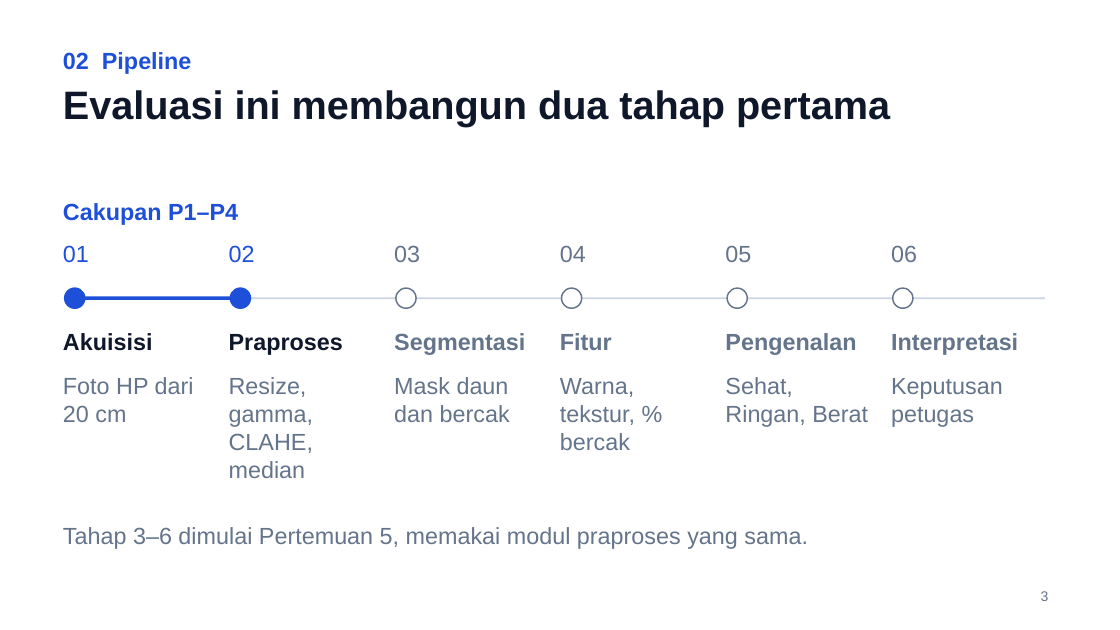
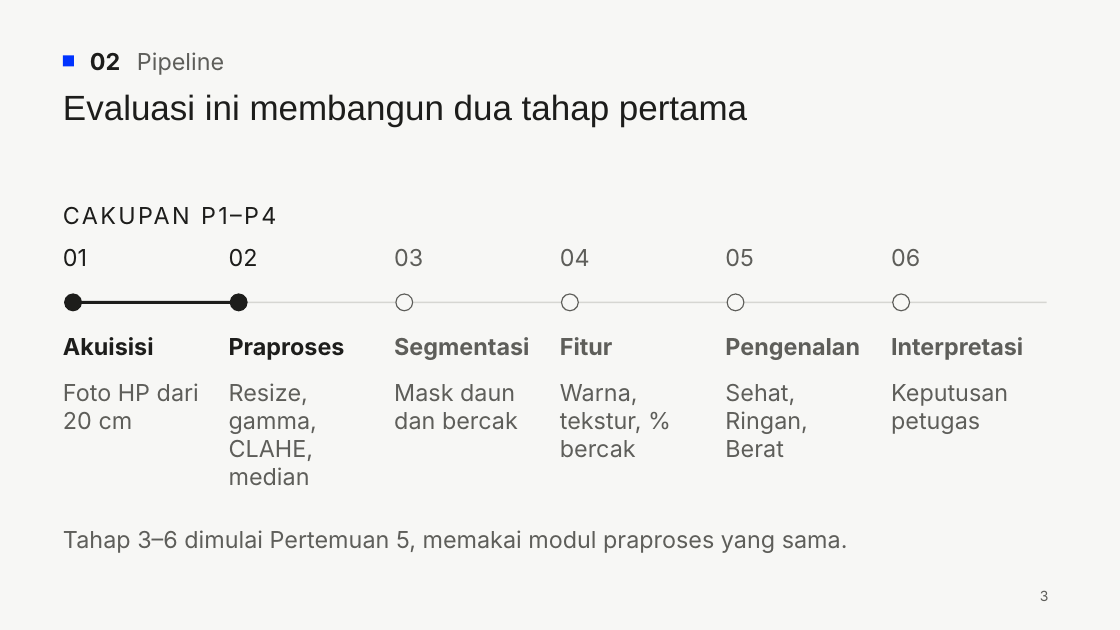
Before and after one commit to primappratama/simuteh-2330511022, a slide deck: slide 3 of laporan/Slide_EvalP1-4_2330511022.pptx. Drawn at 1120x630 pixels with LibreOffice and Linux fonts; fonts in the diff are those of the drawing. Boxes give left, top, right and bottom in pixels: in the first picture for what was removed or moved away, otherwise in the second. Text is boxed around its words. In the diff, an @@ line names an element or a change of style, - is before the commit and + after.

```diff
--- a/laporan/Slide_EvalP1-4_2330511022.pptx
+++ b/laporan/Slide_EvalP1-4_2330511022.pptx
@@ background #FFFFFF to #F7F7F5 @@
@@ rectangle added at (63, 55, 74, 66), fill #0033FF @@
@@ text "02 Pipeline": place and size @@
-text "02 Pipeline" at (63, 52, 191, 74)
+text "02 Pipeline" at (90, 52, 224, 75)
@@ text "02 Pipeline" at (90, 52, 224, 75): font Arial to Inter; text colour #1E4FD8 to #1D1D1B in "02"; text colour #1E4FD8 to #5E5E5A, bold off in "Pipeline"; vertical alignment top to middle @@
@@ title "Evaluasi ini membangun dua tahap ..." at (63, 94, 747, 127): size 34 to 30 pt, text colour #0F172A to #1D1D1B, bold off @@
@@ text at (63, 203, 238, 225): text changed; font Arial to Inter; text colour #1E4FD8 to #1D1D1B; bold off @@
-Cakupan P1–P4
+CAKUPAN P1–P4
@@ text "01" at (63, 249, 87, 266): font Arial to Inter, text colour #1E4FD8 to #1D1D1B @@
@@ text "02" at (229, 249, 258, 266): font Arial to Inter, text colour #1E4FD8 to #1D1D1B @@
@@ ellipse at (65, 294, 82, 311): fill #1E4FD8 to #1D1D1B; outline #1E4FD8 1.25 pt to #1D1D1B 1 pt @@
@@ ellipse at (230, 294, 247, 311): fill #1E4FD8 to #1D1D1B; outline #1E4FD8 1.25 pt to #1D1D1B 1 pt @@
@@ fill #FFFFFF to #F7F7F5; outline #64748B 1.25 pt to #5E5E5A 1 pt in 4 elements at (396, 294, 413, 311), (561, 294, 578, 311), (893, 294, 910, 311), (728, 294, 744, 311) @@
@@ ellipse: place and size @@
-ellipse at (728, 288, 748, 308)
+ellipse at (728, 294, 744, 311)
@@ 5 ellipses, 2 texts, 1 line: place and size @@
-5 ellipses, 2 texts, 1 line at (65, 288, 913, 427)
+5 ellipses, 2 texts, 1 line at (65, 294, 910, 458)
@@ line moved from (75, 298) - (1045, 298) to (73, 302) - (1047, 302) @@
@@ line (73, 302) - (1047, 302): stroke #CBD5E1 1.5 pt to #D6D6D2 1.25 pt @@
@@ line (73, 302) - (239, 302): stroke #1E4FD8 3 pt to #1D1D1B 2.5 pt @@
@@ text "Akuisisi" at (63, 337, 154, 356): font Arial to Inter, text colour #0F172A to #1D1D1B @@
@@ text "Praproses" at (229, 338, 345, 360): font Arial to Inter, text colour #0F172A to #1D1D1B @@
@@ font Arial to Inter, text colour #64748B to #5E5E5A in 16 elements at (1040, 591, 1049, 601), (63, 530, 848, 553), (394, 249, 423, 266), (560, 249, 590, 266), (725, 249, 754, 266), (891, 249, 920, 266), (63, 383, 199, 429), (229, 383, 317, 485), (394, 384, 518, 429), (560, 384, 642, 457), (725, 384, 807, 458), (891, 384, 1008, 434), (394, 337, 529, 360), (560, 337, 613, 355), (725, 338, 860, 360), (891, 337, 1023, 360) @@
```
Also in this commit, not shown: 11 other slides changed, 3 other files.
